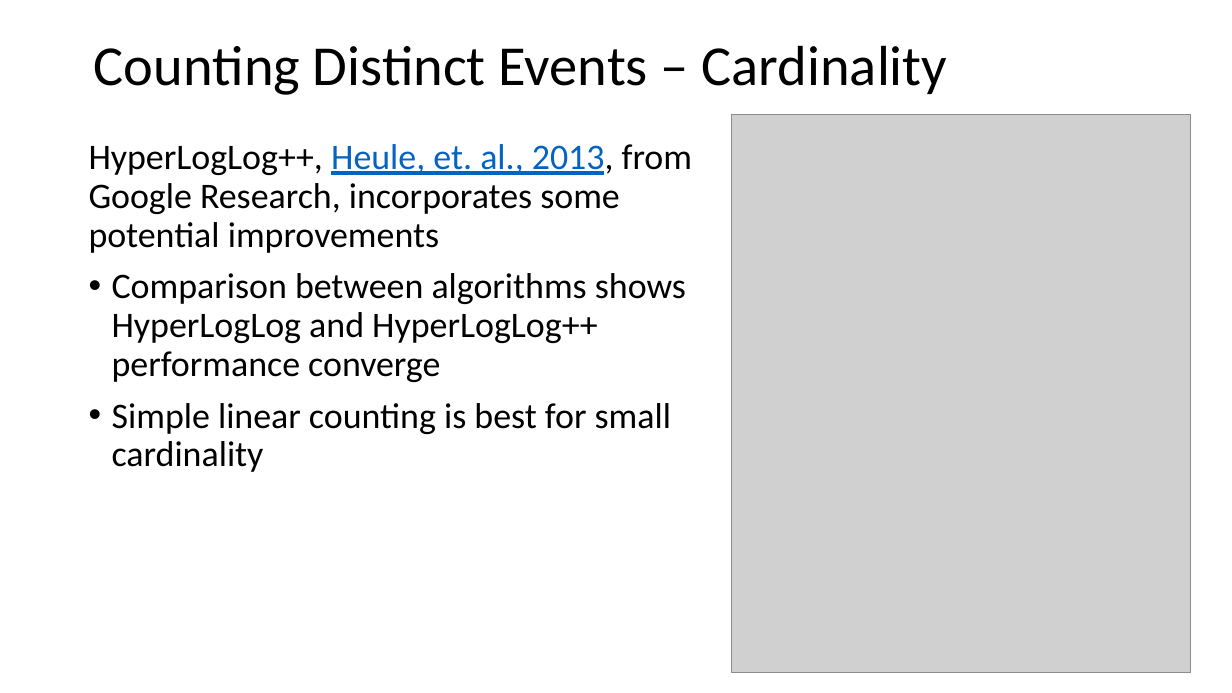
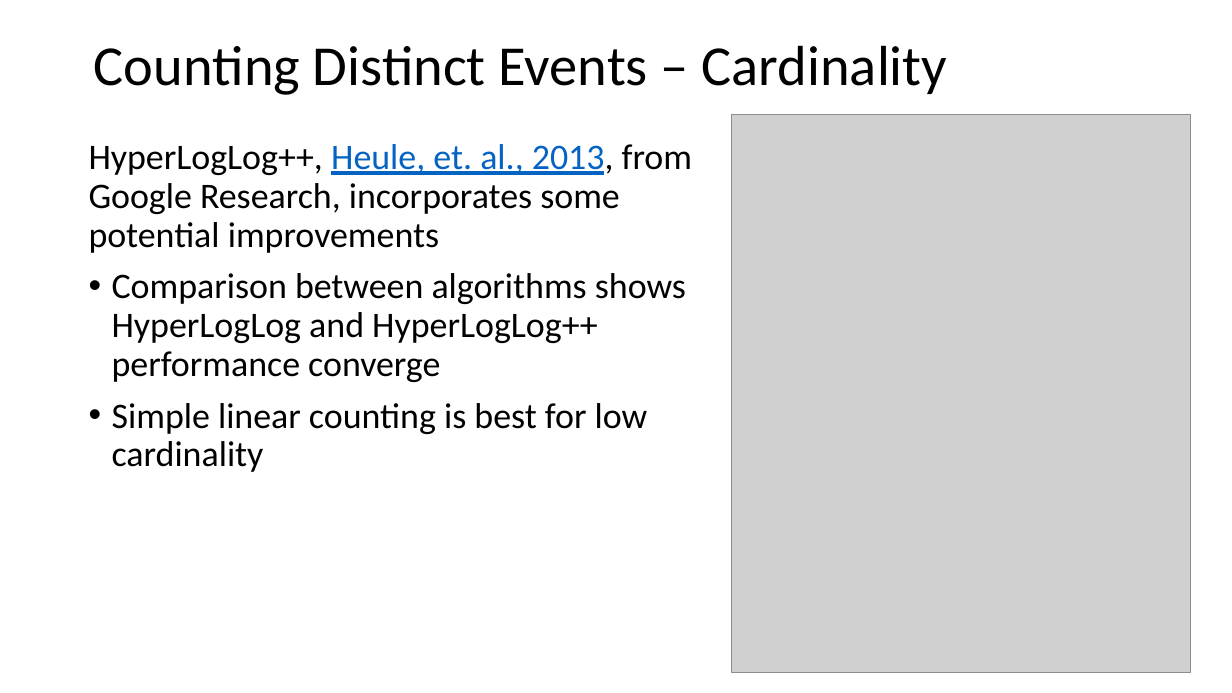
Before and after one commit to StephenElston/CSCI-E-108, a slide deck: slide 27 of slides/7_OnlineAnalytics_Part2.pptx. Drawn at 1232x693 pixels with LibreOffice and Linux fonts; fonts in the diff are those of the drawing; grey boxes stand for pictures. Boxes give left, top, right and bottom in pixels: in the first picture for what was removed or moved away, otherwise in the second. Text is boxed around its words. In the diff, an @@ line names an element or a change of style, - is before the commit and + after.

Commit message:
Updates and typo correction to slides

```diff
--- a/slides/7_OnlineAnalytics_Part2.pptx
+++ b/slides/7_OnlineAnalytics_Part2.pptx
@@ text at [112,403,648,472]: text changed @@
-• Simple linear counting is best for small cardinality
+• Simple linear counting is best for low cardinality
```
